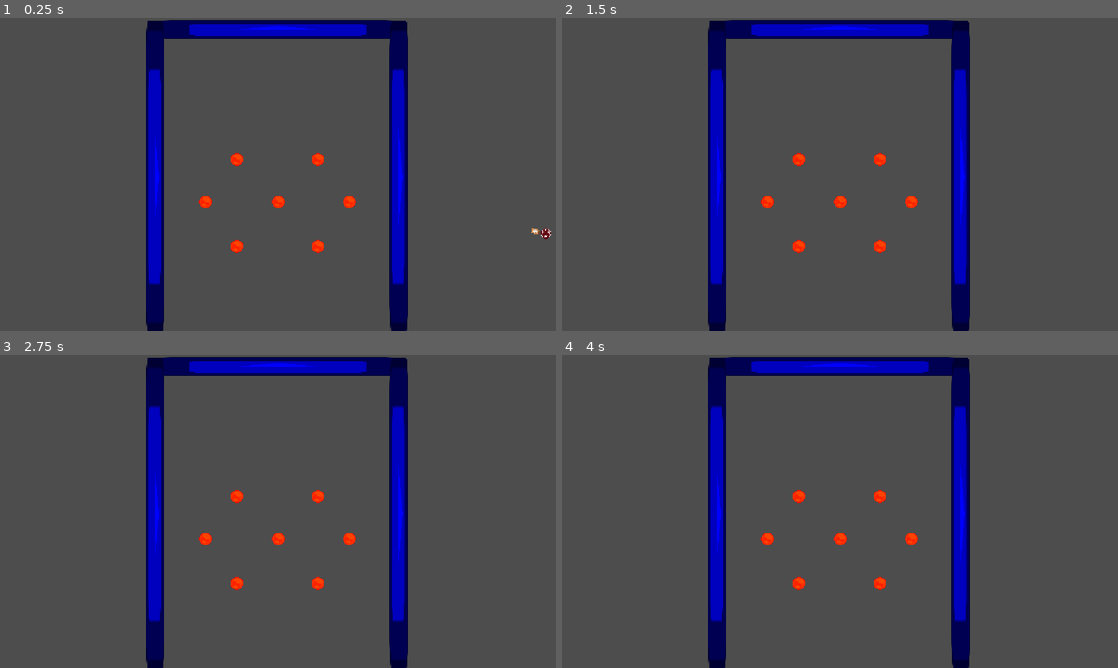
Above: before the commit, frames 1-4 (two rows, left to right).
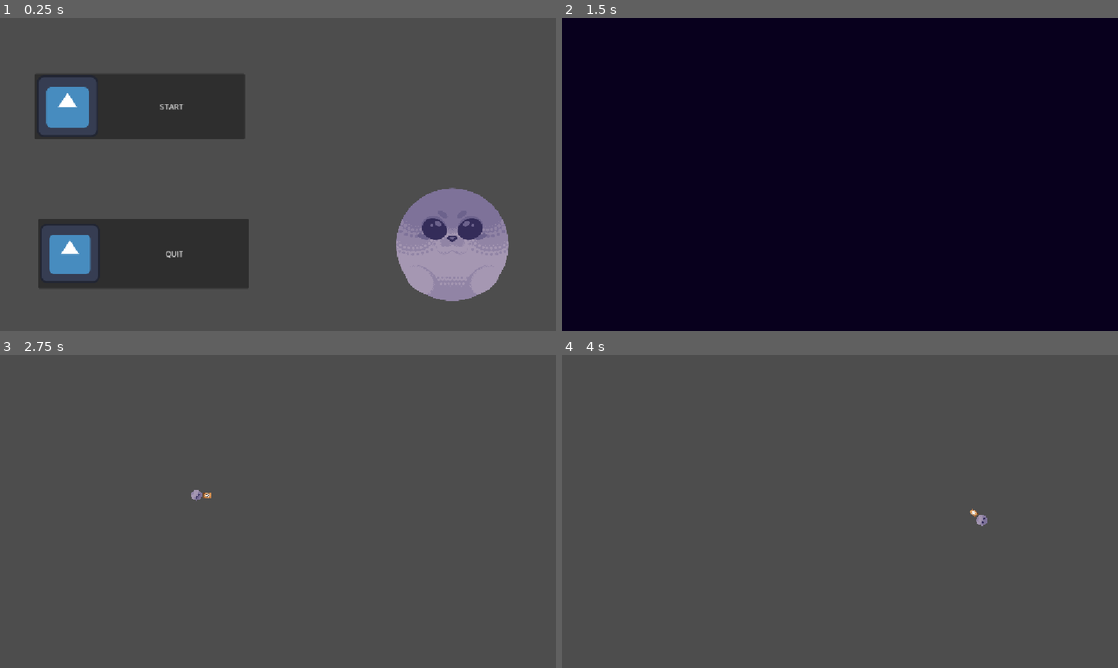
Above: after the commit, the same moments.

Repository: AstrrX3/Gamejam
Game: Godot game, scene res://menu.tscn
Same seed, same stepped clock (60 frames per second), same inputs: the game is played once before the commit and once after it. Before the commit the project starts from res://test.tscn. The engine's default icon, where the game draws it, is replaced by a stand-in: a white triangle on a blue panel in a dark square.
Inputs (mouse positions are in pixels of both pictures, inside the frame that each line leads up to):
- Up to frame 1 (0.25 s): no input
- Up to frame 2 (1.5 s): click (701, 105) at 0.5 s, where only the run after the commit has a clickable "START"; click (701, 105) at 1.25 s, where only the run after the commit has a clickable "START"
- Up to frame 3 (2.75 s): move the mouse to (400, 495) at 2.02 s; click (400, 495) at 2.1 s
- Up to frame 4 (4 s): move the mouse to (728, 527) at 2.77 s; click (728, 527) at 2.85 s; move the mouse to (895, 442) at 3.52 s; click (895, 442) at 3.6 s

The runs differ from the first frame. In frame 1, 28% of the frame differs, in the area x 6-100%, y 0-100%; in frame 2, 99%, in the area x 0-100%, y 0-100%; in frame 3, 9.6%; in frame 4, 9.5%.

Commit message:
Bumpers + some other shit

Diff:
--- a/gay-plinko/ball.gd
+++ b/gay-plinko/ball.gd
@@ -1,6 +1,6 @@
 extends RigidBody2D
 
-@export var hardcap = 800
+@export var hardcap = 600
 # Called when the node enters the scene tree for the first time.
 func _ready() -> void:
 	pass # Replace with function body.
@@ -11,3 +11,7 @@
 	$shotgun.rotcorrect = rotation_degrees
 	if Input.is_action_just_pressed("shoot"):
 		apply_impulse($shotgun.shoot())
+
+func _integrate_forces(state):
+	if state.linear_velocity.length()>hardcap:
+		state.linear_velocity=state.linear_velocity.normalized()*hardcap
--- a/gay-plinko/ball.tscn
+++ b/gay-plinko/ball.tscn
@@ -1,24 +1,25 @@
 [gd_scene format=3 uid="uid://7jgio8cingnp"]
 
 [ext_resource type="Script" uid="uid://b7j24v365fwb4" path="res://ball.gd" id="1_ktgx5"]
-[ext_resource type="Texture2D" uid="uid://qm6kjqr2vwp5" path="res://balls.png" id="1_x8fbi"]
 [ext_resource type="PackedScene" uid="uid://5cqisg6lye2n" path="res://shotgun.tscn" id="3_hgol0"]
+[ext_resource type="Texture2D" uid="uid://7x2jni53nib5" path="res://FatFuck.png" id="3_ktgx5"]
 
 [sub_resource type="PhysicsMaterial" id="PhysicsMaterial_0xm2m"]
-bounce = 0.75
+bounce = 0.5
 
 [sub_resource type="CircleShape2D" id="CircleShape2D_2gk3h"]
 radius = 11.0
 
 [node name="RigidBody2D" type="RigidBody2D" unique_id=969029978]
 physics_material_override = SubResource("PhysicsMaterial_0xm2m")
+gravity_scale = 0.8
 script = ExtResource("1_ktgx5")
-
-[node name="Icon" type="Sprite2D" parent="." unique_id=844701614]
-scale = Vector2(0.1, 0.1)
-texture = ExtResource("1_x8fbi")
 
 [node name="CollisionShape2D" type="CollisionShape2D" parent="." unique_id=44424211]
 shape = SubResource("CircleShape2D_2gk3h")
 
 [node name="shotgun" parent="." unique_id=1391668372 instance=ExtResource("3_hgol0")]
+
+[node name="FatFuck" type="Sprite2D" parent="." unique_id=2007613500]
+scale = Vector2(0.029166667, 0.029166669)
+texture = ExtResource("3_ktgx5")
--- /dev/null
+++ b/gay-plinko/bumper.gd
@@ -0,0 +1,17 @@
+extends Node2D
+
+
+# Called when the node enters the scene tree for the first time.
+func _ready() -> void:
+	pass # Replace with function body.
+
+
+# Called every frame. 'delta' is the elapsed time since the previous frame.
+func _process(delta: float) -> void:
+	pass
+
+
+func _on_area_2d_body_entered(body: Node2D) -> void:
+	if body is RigidBody2D:
+		body.apply_impulse((body.global_position - global_position).normalized() * 1600)
+		$AnimationPlayer.play("bump")
--- /dev/null
+++ b/gay-plinko/bumper.tscn
@@ -0,0 +1,74 @@
+[gd_scene format=3 uid="uid://por5xpo8ai50"]
+
+[ext_resource type="Script" uid="uid://dw7coow2nx0j7" path="res://bumper.gd" id="1_sn2yj"]
+[ext_resource type="Texture2D" uid="uid://vhxuos5khptk" path="res://CircleBumperBottom,.png" id="2_32yb8"]
+[ext_resource type="Texture2D" uid="uid://coj5tvrjx0r4s" path="res://CircleBumperTop.png" id="3_ou0cc"]
+
+[sub_resource type="CircleShape2D" id="CircleShape2D_y4ie1"]
+radius = 18.0
+
+[sub_resource type="CircleShape2D" id="CircleShape2D_2gk3h"]
+radius = 26.172504
+
+[sub_resource type="Animation" id="Animation_32yb8"]
+length = 0.001
+tracks/0/type = "value"
+tracks/0/imported = false
+tracks/0/enabled = true
+tracks/0/path = NodePath("CircleBumperBottom,:scale")
+tracks/0/interp = 1
+tracks/0/loop_wrap = true
+tracks/0/keys = {
+"times": PackedFloat32Array(0),
+"transitions": PackedFloat32Array(1),
+"update": 0,
+"values": [Vector2(0.14, 0.14)]
+}
+
+[sub_resource type="Animation" id="Animation_sn2yj"]
+resource_name = "bump"
+length = 0.15
+tracks/0/type = "value"
+tracks/0/imported = false
+tracks/0/enabled = true
+tracks/0/path = NodePath("CircleBumperBottom,:scale")
+tracks/0/interp = 1
+tracks/0/loop_wrap = true
+tracks/0/keys = {
+"times": PackedFloat32Array(0, 0.05, 0.15),
+"transitions": PackedFloat32Array(1, 1, 1),
+"update": 0,
+"values": [Vector2(0.14, 0.14), Vector2(0.18, 0.18), Vector2(0.14, 0.14)]
+}
+
+[sub_resource type="AnimationLibrary" id="AnimationLibrary_32yb8"]
+_data = {
+&"RESET": SubResource("Animation_32yb8"),
+&"bump": SubResource("Animation_sn2yj")
+}
+
+[node name="bumper" type="Node2D" unique_id=2039316992]
+script = ExtResource("1_sn2yj")
+
+[node name="StaticBody2D" type="StaticBody2D" parent="." unique_id=1960888139]
+
+[node name="CollisionShape2D" type="CollisionShape2D" parent="StaticBody2D" unique_id=241049181]
+shape = SubResource("CircleShape2D_y4ie1")
+
+[node name="Area2D" type="Area2D" parent="." unique_id=638033161]
+
+[node name="CollisionShape2D" type="CollisionShape2D" parent="Area2D" unique_id=787636276]
+shape = SubResource("CircleShape2D_2gk3h")
+
+[node name="AnimationPlayer" type="AnimationPlayer" parent="." unique_id=625082475]
+libraries/ = SubResource("AnimationLibrary_32yb8")
+
+[node name="CircleBumperBottom," type="Sprite2D" parent="." unique_id=1432986534]
+scale = Vector2(0.14, 0.14)
+texture = ExtResource("2_32yb8")
+
+[node name="CircleBumperTop" type="Sprite2D" parent="." unique_id=280711785]
+scale = Vector2(0.14, 0.14)
+texture = ExtResource("3_ou0cc")
+
+[connection signal="body_entered" from="Area2D" to="." method="_on_area_2d_body_entered"]
--- a/gay-plinko/project.godot
+++ b/gay-plinko/project.godot
@@ -11,8 +11,8 @@
 [application]
 
 config/name="Gay Plinko"
-run/main_scene="uid://bxsv72su7clxx"
-config/features=PackedStringArray("4.8", "GL Compatibility")
+run/main_scene="uid://ddl1lvckw6i13"
+config/features=PackedStringArray("4.7", "GL Compatibility")
 config/icon="res://icon.svg"
 
 [display]
@@ -34,25 +34,8 @@
 
 shoot={
 "deadzone": 0.2,
-"events": [Object(InputEventMouseButton,
-"resource_local_to_scene": false,
-"resource_name": "",
-"device": -1,
-"window_id": 0,
-"alt_pressed": false,
-"shift_pressed": false,
-"ctrl_pressed": false,
-"meta_pressed": false,
-"button_mask": 1,
-"position": Vector2(80, 21),
-"global_position": Vector2(89, 69),
-"factor": 1.0,
-"button_index": 1,
-"canceled": false,
-"pressed": true,
-"double_click": false,
-"script": null
-)]
+"events": [Object(InputEventMouseButton,"resource_local_to_scene":false,"resource_name":"","device":-1,"window_id":0,"alt_pressed":false,"shift_pressed":false,"ctrl_pressed":false,"meta_pressed":false,"button_mask":1,"position":Vector2(80, 21),"global_position":Vector2(89, 69),"factor":1.0,"button_index":1,"canceled":false,"pressed":true,"double_click":false,"script":null)
+]
 }
 
 [physics]
--- a/gay-plinko/shotgun.gd
+++ b/gay-plinko/shotgun.gd
@@ -1,7 +1,7 @@
 extends Node2D
 
 var enemies: Array
-@export var power = -600
+@export var power = -700
 @export var multeffect = 20
 @export var knockback = 3
 @export var reload = 0.8
--- a/gay-plinko/test.tscn
+++ b/gay-plinko/test.tscn
@@ -2,11 +2,18 @@
 
 [ext_resource type="PackedScene" uid="uid://7jgio8cingnp" path="res://ball.tscn" id="1_8uh7m"]
 [ext_resource type="PackedScene" uid="uid://bqqge7dk2by4o" path="res://haven.tscn" id="2_6uqi0"]
+[ext_resource type="PackedScene" uid="uid://por5xpo8ai50" path="res://bumper.tscn" id="2_ppyta"]
 
 [node name="base" type="Node2D" unique_id=1876613877 groups=["wall"]]
 
-[node name="RigidBody2D" parent="." unique_id=969029978 instance=ExtResource("1_8uh7m")]
-position = Vector2(550, 99)
+[node name="level" parent="." unique_id=1951845257 groups=["wall"] instance=ExtResource("2_6uqi0")]
+position = Vector2(-278, -342)
 
-[node name="Node2D" parent="." unique_id=1951845257 instance=ExtResource("2_6uqi0")]
-position = Vector2(0, 0)
+[node name="bumper" parent="." unique_id=2039316992 instance=ExtResource("2_ppyta")]
+position = Vector2(-449, -430)
+
+[node name="bumper2" parent="." unique_id=1857456955 instance=ExtResource("2_ppyta")]
+position = Vector2(-121, -428)
+
+[node name="Player" parent="." unique_id=969029978 instance=ExtResource("1_8uh7m")]
+position = Vector2(-283, -566)
Binary file added: gay-plinko/CircleBumperBottom,.png
Not shown, added: gay-plinko/CircleBumperBottom,.png.import
Binary file added: gay-plinko/CircleBumperTop.png
Not shown, added: gay-plinko/CircleBumperTop.png.import
Not shown, changed: gay-plinko/FatFuck.png.import
Not shown, changed: gay-plinko/b26bf2cee6625915e8e34c56f773c8b2.jpg.import
Not shown, changed: gay-plinko/balls.png.import
Not shown, added: gay-plinko/bumper.gd.uid
Not shown, changed: gay-plinko/icon.svg.import
